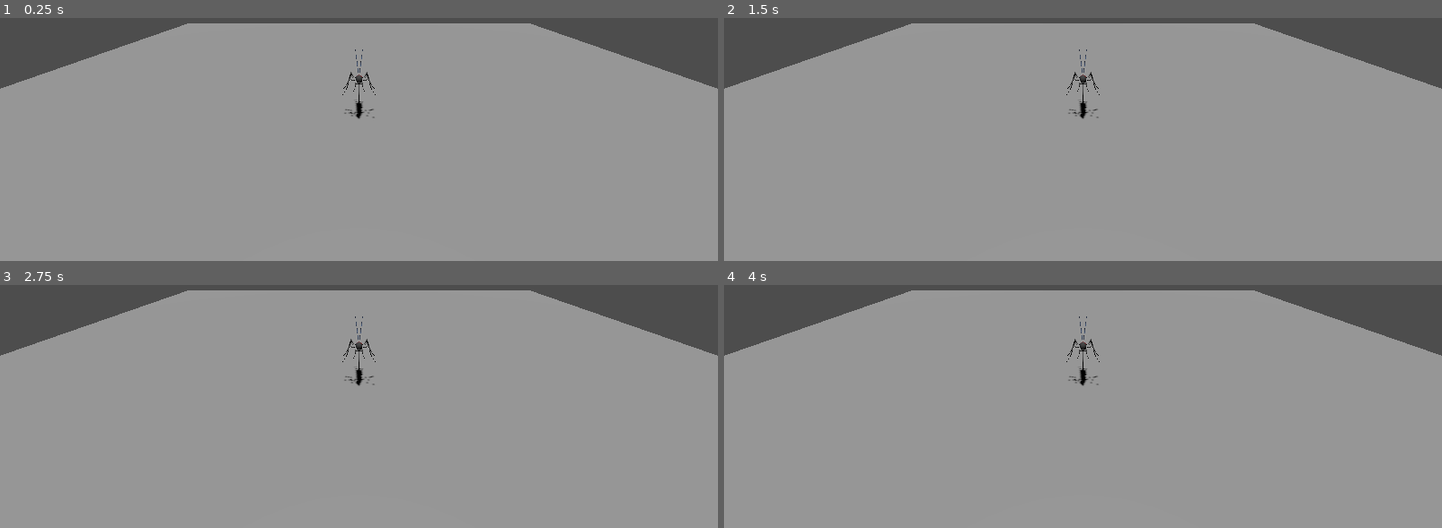
Above: before the commit, frames 1-4 (two rows, left to right).
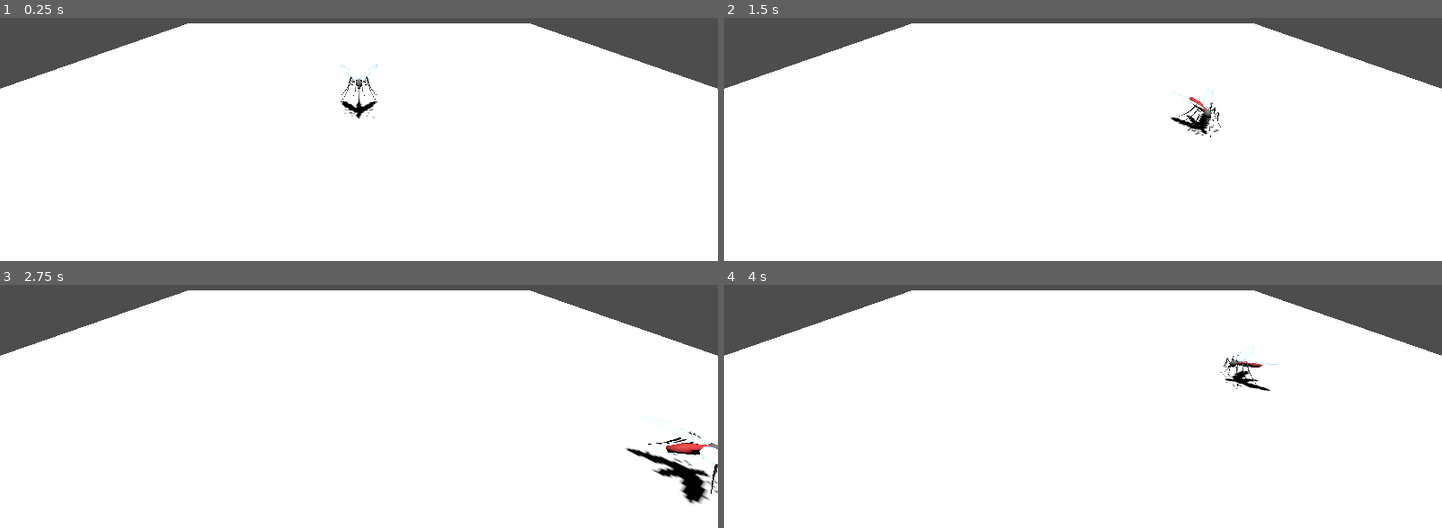
Above: after the commit, the same moments.

Repository: LorenzoPaolucci000/No-Me-Moleste-Mosquito
Game: Godot game, scene res://scenes/main.tscn
The game is run twice, just before and just after one commit, with the same random seed, the same clock (stepped at 60 frames per second) and the same inputs.
Inputs:
- Up to frame 1 (0.25 s): no input
- Up to frame 2 (1.5 s): tap Enter at 0.5 s; hold Right (ui_right) 0.53-1.28 s; hold Down (ui_down) from 1.28 s (still down)
- Up to frame 3 (2.75 s): release Down (ui_down) at 2.03 s; hold Right (ui_right) from 2.03 s (still down)
- Up to frame 4 (4 s): release Right (ui_right) at 2.78 s; hold Up (ui_up) 2.78-3.53 s; hold Left (ui_left) from 3.53 s (still down)

The runs differ from the first frame. In frame 1, 91% of the frame differs, in the area x 0-100%, y 2-100%; in frame 2, 91%; in frame 3, 91%; in frame 4, 91%.

Commit message:
Add controllable mosquito character with walk movements and animation
Introduces a new CharacterBody3D-based Mosquito with movement controls (WASD/arrows), gravity, and animation handling. Updates input mappings in project.godot and replaces the mosquito scene node with a script-driven character in main.tscn.

Diff:
--- a/project.godot
+++ b/project.godot
@@ -23,6 +23,34 @@
 "res://scripts/": "purple"
 }
 
+[input]
+
+move_forward={
+"deadzone": 0.2,
+"events": [Object(InputEventKey,"resource_local_to_scene":false,"resource_name":"","device":0,"window_id":0,"alt_pressed":false,"shift_pressed":false,"ctrl_pressed":false,"meta_pressed":false,"pressed":false,"keycode":0,"physical_keycode":87,"key_label":0,"unicode":0,"location":0,"echo":false,"script":null)
+]
+}
+move_backward={
+"deadzone": 0.2,
+"events": [Object(InputEventKey,"resource_local_to_scene":false,"resource_name":"","device":-1,"window_id":0,"alt_pressed":false,"shift_pressed":false,"ctrl_pressed":false,"meta_pressed":false,"pressed":false,"keycode":0,"physical_keycode":83,"key_label":0,"unicode":115,"location":0,"echo":false,"script":null)
+]
+}
+move_left={
+"deadzone": 0.2,
+"events": [Object(InputEventKey,"resource_local_to_scene":false,"resource_name":"","device":-1,"window_id":0,"alt_pressed":false,"shift_pressed":false,"ctrl_pressed":false,"meta_pressed":false,"pressed":false,"keycode":0,"physical_keycode":65,"key_label":0,"unicode":97,"location":0,"echo":false,"script":null)
+]
+}
+move_right={
+"deadzone": 0.2,
+"events": [Object(InputEventKey,"resource_local_to_scene":false,"resource_name":"","device":-1,"window_id":0,"alt_pressed":false,"shift_pressed":false,"ctrl_pressed":false,"meta_pressed":false,"pressed":false,"keycode":0,"physical_keycode":68,"key_label":0,"unicode":100,"location":0,"echo":false,"script":null)
+]
+}
+jump={
+"deadzone": 0.2,
+"events": [Object(InputEventKey,"resource_local_to_scene":false,"resource_name":"","device":-1,"window_id":0,"alt_pressed":false,"shift_pressed":false,"ctrl_pressed":false,"meta_pressed":false,"pressed":false,"keycode":0,"physical_keycode":32,"key_label":0,"unicode":32,"location":0,"echo":false,"script":null)
+]
+}
+
 [rendering]
 
 renderer/rendering_method="gl_compatibility"
--- a/scenes/main.tscn
+++ b/scenes/main.tscn
@@ -1,5 +1,6 @@
-[gd_scene load_steps=4 format=3 uid="uid://b46assio5wwln"]
+[gd_scene load_steps=6 format=3 uid="uid://b46assio5wwln"]
 
+[ext_resource type="Script" uid="uid://b30f3s6c6oj1o" path="res://scripts/mosquito.gd" id="1_0wfyh"]
 [ext_resource type="PackedScene" uid="uid://bry680ye7oean" path="res://assets/aedes_aegypti_mosquito_da_dengue_low_poly/scene.gltf" id="1_o5qli"]
 
 [sub_resource type="BoxMesh" id="BoxMesh_sgp6g"]
@@ -8,10 +9,13 @@
 [sub_resource type="BoxShape3D" id="BoxShape3D_sgp6g"]
 size = Vector3(30, 0.2, 30)
 
+[sub_resource type="CapsuleShape3D" id="CapsuleShape3D_o5qli"]
+
 [node name="Main" type="Node3D"]
 
 [node name="DirectionalLight3D" type="DirectionalLight3D" parent="."]
-transform = Transform3D(-0.489383, -0.872069, -3.81194e-08, 0, -4.37114e-08, 1, -0.872069, 0.489383, 2.13916e-08, 0, 0, 0)
+transform = Transform3D(-0.489383, -0.872069, -3.81194e-08, 0, -4.37114e-08, 1, -0.872069, 0.489383, 2.13916e-08, 0, 7.52511, 0)
+light_energy = 3.5
 shadow_enabled = true
 
 [node name="Ground" type="StaticBody3D" parent="."]
@@ -21,12 +25,25 @@
 
 [node name="CollisionShape3D" type="CollisionShape3D" parent="Ground"]
 shape = SubResource("BoxShape3D_sgp6g")
-disabled = true
 
 [node name="CameraRig" type="Node3D" parent="."]
 
 [node name="Camera3D" type="Camera3D" parent="CameraRig"]
 transform = Transform3D(1, 0, 0, 0, 0.939693, 0.34202, 0, -0.34202, 0.939693, 0, 5, 8)
 
-[node name="Mosquito" parent="." instance=ExtResource("1_o5qli")]
-transform = Transform3D(1, 0, 0, 0, 1, 0, 0, 0, 1, 0, 1.5, 0)
+[node name="Mosquito" type="CharacterBody3D" parent="."]
+transform = Transform3D(1, 0, 0, 0, 1, 0, 0, 0, 1, 0, 1.67436, 0)
+script = ExtResource("1_0wfyh")
+
+[node name="Sketchfab_Scene" parent="Mosquito" instance=ExtResource("1_o5qli")]
+
+[node name="Skeleton3D" parent="Mosquito/Sketchfab_Scene/Sketchfab_model/aedes_fbx/Object_2/RootNode/Armature/Object_6" index="0"]
+bones/1/rotation = Quaternion(0.189526, 0.770427, 0.266906, -0.547068)
+bones/3/rotation = Quaternion(-0.189526, 0.770427, 0.266906, 0.547068)
+bones/5/rotation = Quaternion(0.943057, -3.50791e-09, -3.5079e-09, -0.332631)
+
+[node name="CollisionShape3D" type="CollisionShape3D" parent="Mosquito"]
+transform = Transform3D(1, 0, 0, 0, -4.37114e-08, -1, 0, 1, -4.37114e-08, 0, -0.233187, 0)
+shape = SubResource("CapsuleShape3D_o5qli")
+
+[editable path="Mosquito/Sketchfab_Scene"]
--- /dev/null
+++ b/scripts/mosquito.gd
@@ -0,0 +1,68 @@
+extends CharacterBody3D
+
+# Movement Variables
+@export var walk_speed: float = 5.0
+@export var gravity: float = 9.8
+@export var rotation_speed: float = 10.0
+
+# AnimationPlayer Paths
+@onready var animation_player = $Sketchfab_Scene/AnimationPlayer
+@onready var model = $Sketchfab_Scene
+
+# State Variables
+var is_walking: bool = false
+
+func _ready():
+	print("Mosquito is ready")
+
+
+func _physics_process(delta):
+	handle_movement(delta)
+	handle_gravity(delta)
+	handle_animations()
+	move_and_slide()
+
+func handle_movement(delta):
+	# Reset input value
+	var input_dir = Vector3.ZERO
+
+	# Input WASD or Arrows
+	if Input.is_action_pressed("move_forward") or Input.is_action_pressed("ui_up"):
+		input_dir.z -= 1
+	if Input.is_action_pressed("move_backward") or Input.is_action_pressed("ui_down"):
+		input_dir.z += 1
+	if Input.is_action_pressed("move_left") or Input.is_action_pressed("ui_left"):
+		input_dir.x -= 1
+	if Input.is_action_pressed("move_right") or Input.is_action_pressed("ui_right"):
+		input_dir.x += 1
+
+
+	# Check if it is moving
+	if input_dir != Vector3.ZERO:
+		input_dir = input_dir.normalized()
+		is_walking = true
+
+		# Rotate the Mosquito direction
+		var target_rotation = atan2(input_dir.x, input_dir.z)
+		rotation.y = lerp_angle(rotation.y, target_rotation, rotation_speed * delta)
+
+		# Apply walk speed
+		velocity.x = input_dir.x * walk_speed
+		velocity.z = input_dir.z * walk_speed
+	else:
+		is_walking = false
+		# Stop movement
+		velocity.x = lerp(velocity.x, 0.0, 10.0 * delta)
+		velocity.z = lerp(velocity.z, 0.0, 10.0 * delta)
+
+# Apply gravity if Mosquito is not on the floor
+func handle_gravity(delta):
+	if not is_on_floor():
+		velocity.y -= gravity * delta
+
+# Handle animations based on Mosquito actions
+func handle_animations():
+	if animation_player:
+		if is_walking and is_on_floor():
+			if animation_player.current_animation != "bite":
+				animation_player.play("bite")
Not shown, added: scripts/mosquito.gd.uid
